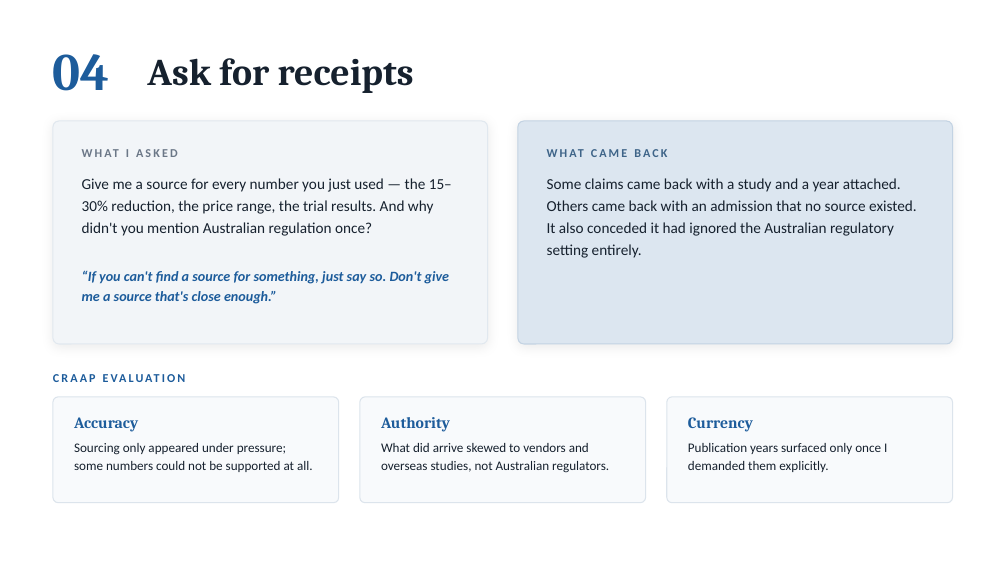
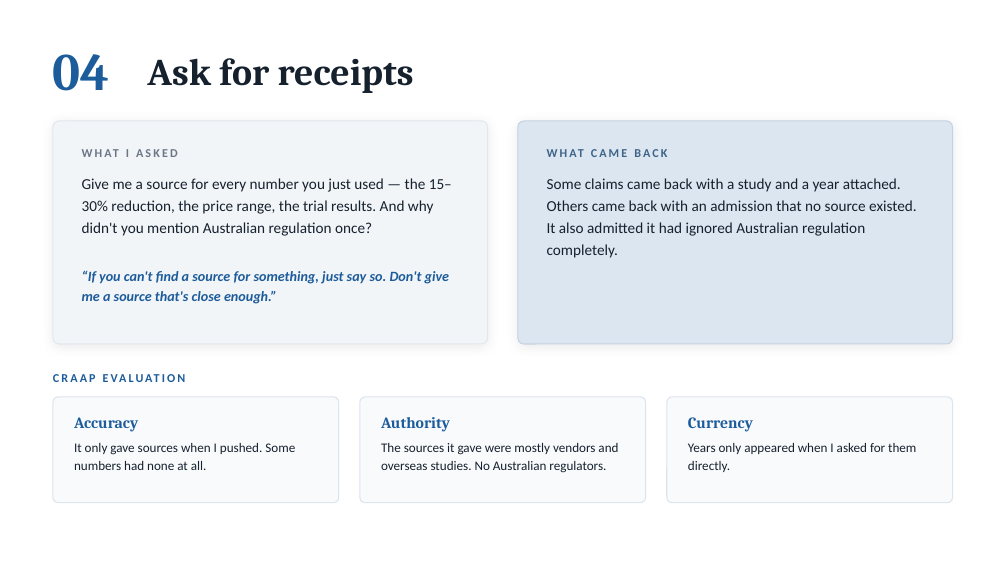
Before and after one commit to danielfrancogomez-wq/My-computer-claude-code, a slide deck: slide 8 of Followmont-Prompt-Chain.pptx. Drawn at 1008x567 pixels with LibreOffice and Linux fonts; fonts in the diff are those of the drawing. Boxes give left, top, right and bottom in pixels: in the first picture for what was removed or moved away, otherwise in the second. Text is boxed around its words. In the diff, an @@ line names an element or a change of style, - is before the commit and + after.

```diff
--- a/Followmont-Prompt-Chain.pptx
+++ b/Followmont-Prompt-Chain.pptx
@@ text at bbox=[547, 178, 917, 258]: text changed @@
-Some claims came back with a study and a year attached. Others came back with an admission that no source existed. It also conceded it had ignored the Australian regulatory setting entirely.
+Some claims came back with a study and a year attached. Others came back with an admission that no source existed. It also admitted it had ignored Australian regulation completely.
@@ text at bbox=[74, 443, 295, 470]: text changed @@
-Sourcing only appeared under pressure; some numbers could not be supported at all.
+It only gave sources when I pushed. Some numbers had none at all.
@@ text at bbox=[381, 443, 618, 473]: text changed @@
-What did arrive skewed to vendors and overseas studies, not Australian regulators.
+The sources it gave were mostly vendors and overseas studies. No Australian regulators.
@@ text at bbox=[688, 443, 916, 472]: text changed @@
-Publication years surfaced only once I demanded them explicitly.
+Years only appeared when I asked for them directly.
```
Also in this commit, not shown: 10 other slides changed, 1 other file.
